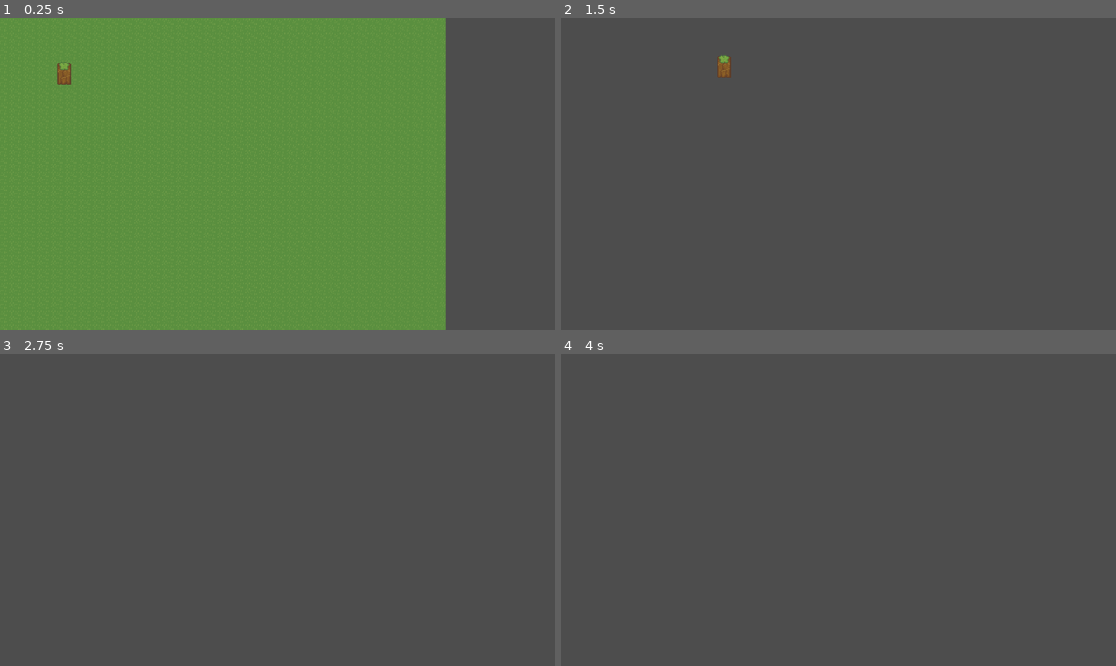
Above: before the commit, frames 1-4 (two rows, left to right).
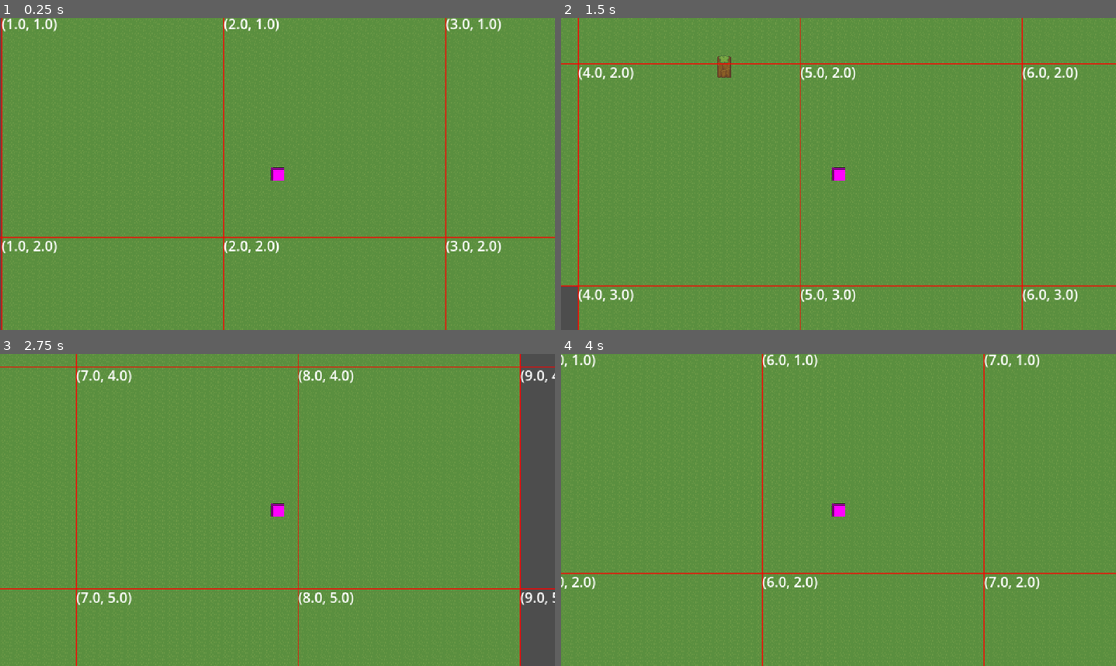
Above: after the commit, the same moments.

Repository: lennertJ9/new_project
Game: Godot game, scene res://world/world.tscn
Two runs of this game, one before a commit and one after it. Both use one fixed random seed, a clock stepped at 60 frames per second and the inputs below.
Inputs (mouse positions are in pixels of both pictures, inside the frame that each line leads up to):
- Up to frame 1 (0.25 s): no input
- Up to frame 2 (1.5 s): tap Enter at 0.5 s; move the mouse to (960, 158) at 0.52 s; press the mouse at (960, 158) at 0.53 s; hold Right (ui_right) 0.53-1.28 s; move the mouse to (727, 189) at 1.27 s; release the mouse at (727, 189) at 1.28 s; hold Down (ui_down) from 1.28 s (still down); click (727, 189) at 1.35 s
- Up to frame 3 (2.75 s): move the mouse to (333, 441) at 2.02 s; release Down (ui_down) at 2.03 s; press the mouse at (333, 441) at 2.03 s; hold Right (ui_right) from 2.03 s (still down)
- Up to frame 4 (4 s): move the mouse to (810, 572) at 2.77 s; release Right (ui_right) at 2.78 s; release the mouse at (810, 572) at 2.78 s; hold Up (ui_up) 2.78-3.53 s; click (810, 572) at 2.85 s; move the mouse to (1005, 556) at 3.52 s; press the mouse at (1005, 556) at 3.53 s; hold Left (ui_left) from 3.53 s (still down)

The runs differ from the first frame. In frame 1, 22% of the frame differs, in the area x 0-100%, y 0-100%; in frame 2, 99%; in frame 3, 94%; in frame 4, 100%.

Commit message:
chunking systeem
idk maar het werkt cava

Diff:
--- a/game/camera/camera.tscn
+++ b/game/camera/camera.tscn
@@ -1,7 +1,14 @@
-[gd_scene load_steps=2 format=3 uid="uid://bedn26a16pqss"]
+[gd_scene load_steps=3 format=3 uid="uid://bedn26a16pqss"]
 
 [ext_resource type="Script" uid="uid://csdiyuby17k3b" path="res://camera/camera_2d.gd" id="1_qkir2"]
+
+[sub_resource type="PlaceholderTexture2D" id="PlaceholderTexture2D_lw1ob"]
+size = Vector2(16, 16)
 
 [node name="Camera2D" type="Camera2D"]
 zoom = Vector2(3, 3)
 script = ExtResource("1_qkir2")
+
+[node name="Sprite2D" type="Sprite2D" parent="."]
+z_index = 10
+texture = SubResource("PlaceholderTexture2D_lw1ob")
--- a/game/manager/chunk_manager/chunk/chunk.gd
+++ b/game/manager/chunk_manager/chunk/chunk.gd
@@ -3,6 +3,8 @@
 
 var data: Dictionary[Vector2i, Dictionary]
 var index: Vector2i
+var loaded: bool = false
+var last_accessed: float
 
 
 func _init(tiles: Dictionary[Vector2i, Dictionary]) -> void:
--- a/game/manager/chunk_manager/chunk_manager.gd
+++ b/game/manager/chunk_manager/chunk_manager.gd
@@ -1,8 +1,15 @@
 extends Node2D
 
+# BUG DAT BIJ DE GENERATED CHUNKS DE - COORDS NIET WERKEN OOKAL GEEF JE ALS PARAMTER EEN NEGATIEVE COORD. WSS OMDAT IK DEZE 2 PARAMETERS VAN ELKAAR AFTREK EN DAN DE ABS NEEM
+var chunk_list: Dictionary[Vector2i, Chunk]
+var active_chunks: Dictionary[Vector2i, Chunk]
 
-var chunk_list: Dictionary[Vector2i, Chunk]
+var load_interval: float = 0.0
+var load_distance: int = 1
+var unactive_chunk_timer: float = 0.15
+
 @export var player_pos_or_camera: Camera2D
+
 
 var ground: TileMapLayer
 var walls: TileMapLayer
@@ -10,43 +17,64 @@
 func _ready() -> void:
 	ground = get_node("/root/World/Ground")
 	walls = get_node("/root/World/Walls")
+	player_pos_or_camera = get_node("/root/World/Camera2D")
 
-	player_pos_or_camera = get_node("/root/World/Camera2D")
-	generate_chunks(Vector2i(2,5))
+	generate_chunks(Vector2i(-20,-20), Vector2i(20,20))
 
-	print(chunk_list[Vector2i(0,0)].data[Vector2i(0,0)])
-	for chunk in chunk_list:
-
-		load_chunk(chunk)
-
-
-func generate_random_chunk(chunk_global_x, chunk_global_y):
-	var dict: Dictionary[Vector2i, Dictionary]
-
-	for x in 16:
-		for y in 16:
-			dict[Vector2i(x,y)] = {"ground": Vector2i(2,15), "walls": Vector2i(0,7)}
-
-	var chunk = Chunk.new(dict)
-	chunk_list[Vector2i(chunk_global_x, chunk_global_y)] = chunk
+	#for chunk in chunk_list:
+		#load_chunk(chunk)
 
 
 
-func load_chunk(chunk_coords: Vector2i):
-
-	for x in range(16):
-		for y in range(16):
-
-			print(chunk_list[Vector2i(0,0)].data[Vector2i(0,0)])
-			ground.set_cell(chunk_coords * 16 + Vector2i(x,y), 0, chunk_list[chunk_coords].data[Vector2i(x,y)]["ground"])
-			walls.set_cell(chunk_coords * 16 + Vector2i(x,y), 0, chunk_list[chunk_coords].data[Vector2i(x,y)]["walls"])
+func _process(delta: float) -> void:
+	load_interval += delta
+	if load_interval > unactive_chunk_timer:
+		load_interval = 0.0
+		update_loaded_chunks()
 
 
 
+func load_chunk(start: Vector2i, end: Vector2i):
+	for y in range(start.y, end.y + 1):
+		for x in range(start.x, end.x + 1):
+			var chunk_coords = Vector2i(x,y)
+			var chunk: Chunk = chunk_list[chunk_coords]
+			if not chunk.loaded:
+				chunk.last_accessed = Time.get_ticks_msec() / 1000
+				chunk.loaded = true
+				active_chunks[chunk_coords] = chunk
+				for tile_x in range(16):
+					for tile_y in range(16):
+						ground.set_cell(chunk_coords * 16 + Vector2i(tile_x,tile_y), 0, chunk_list[chunk_coords].data[Vector2i(tile_x,tile_y)]["ground"])
+						walls.set_cell(chunk_coords * 16 + Vector2i(tile_x,tile_y), 0, chunk_list[chunk_coords].data[Vector2i(tile_x,tile_y)]["walls"])
+			else:
+				chunk.last_accessed = Time.get_ticks_msec() / 1000
 
-func generate_chunks(end: Vector2i):
-	for y in range(end.y+1):
-		for x in range(end.x +1):
+
+
+func unload_chunk(chunk_coords: Vector2i):
+	chunk_list[chunk_coords].loaded = false
+	for tile_x in range(16):
+		for tile_y in range(16):
+			ground.erase_cell(chunk_coords * 16 + Vector2i(tile_x, tile_y))
+
+
+func update_loaded_chunks():
+	var player_chunk_pos: Vector2i = floor(player_pos_or_camera.global_position / 256)
+	var start_load: Vector2i = player_chunk_pos - Vector2i(load_distance, load_distance)
+	var end_load: Vector2i = player_chunk_pos + Vector2i(load_distance, load_distance)
+
+	load_chunk(start_load, end_load)
+	for chunk_coord in active_chunks:
+		if ((Time.get_ticks_msec() / 1000) - active_chunks[chunk_coord].last_accessed > 1 ):
+			unload_chunk(chunk_coord)
+
+
+
+func generate_chunks(start: Vector2i, end: Vector2i):
+	var amount = (start - end).abs()
+	for y in range(amount.y):
+		for x in range(amount.x):
 			var chunk_coords = Vector2i(x,y)
 			var tiles: Dictionary[Vector2i, Dictionary]
 
@@ -55,3 +83,13 @@
 					tiles[Vector2i(tile_x, tile_y)] = {"ground": Vector2i(2, 15), "walls": Vector2i(0,7)}
 			var chunk = Chunk.new(tiles)
 			chunk_list[chunk_coords] = chunk
+
+
+
+func _draw() -> void:
+	var chunk_pixel_size = 256
+	z_index = 100
+	for x in range(-10240,10240, chunk_pixel_size):
+		for y in range(-10240,10240, chunk_pixel_size):
+			draw_rect(Rect2(Vector2(x,y), Vector2(256,256)), Color(1,0,0,0.5), false, 1.5)
+			draw_string(ThemeDB.fallback_font, Vector2(x,y + 16), str(Vector2(x / 256,y / 256)))
--- a/game/world/world.gd
+++ b/game/world/world.gd
@@ -16,7 +16,7 @@
 var values: Array
 
 func _ready() -> void:
-	walls.set_cells_terrain_connect([Vector2(20,20)],0,0, false)
+	pass
 
 
 	#var noise: Noise = noise_tex.noise
